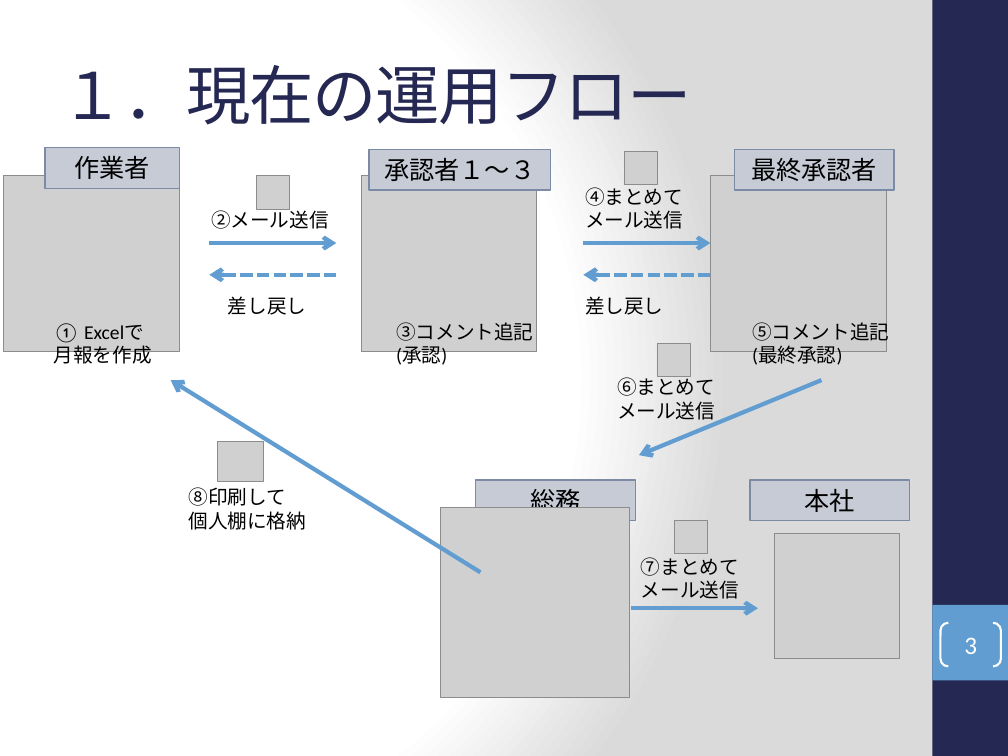
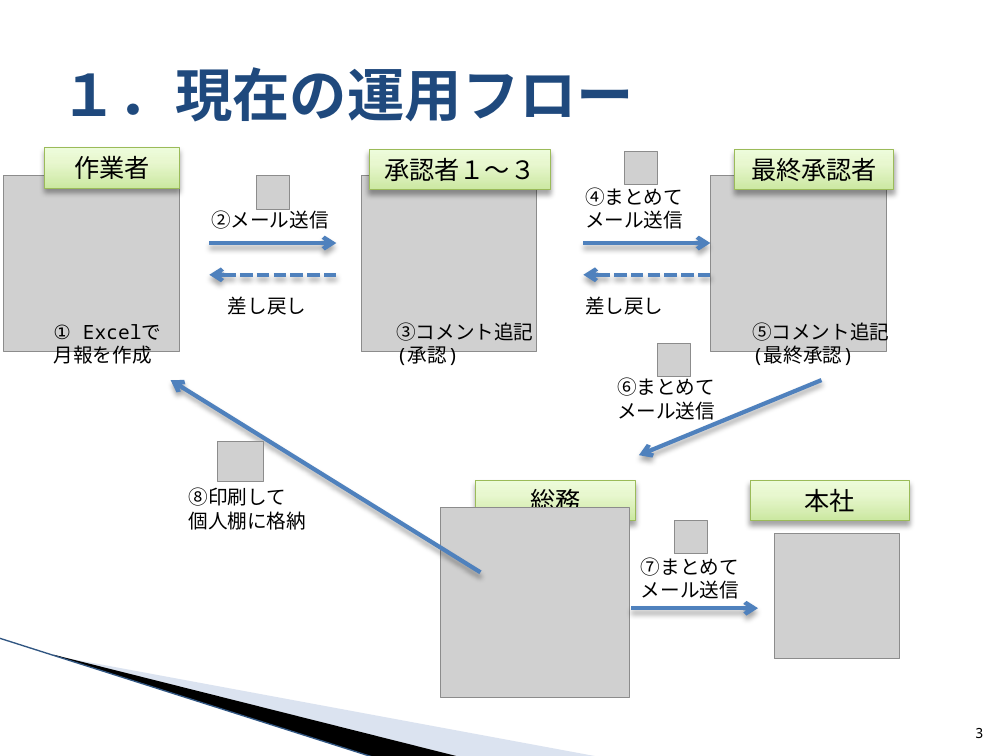
Before and after one commit to around7days/AppFreeMemo, a slide deck: slide 3 of 月報システム化提案.pptx. Drawn at 1008x756 pixels with LibreOffice and Linux fonts; fonts in the diff are those of the drawing; grey boxes stand for pictures; background and template pictures are left out. Boxes give left, top, right and bottom in pixels: in the first picture for what was removed or moved away, otherwise in the second. Text is boxed around its words. In the diff, an @@ line names an element or a change of style, - is before the commit and + after.

```diff
--- a/月報システム化提案.pptx
+++ b/月報システム化提案.pptx
@@ background gradient #FFFFFF to #DADADA to #FFFFFF @@
@@ rectangle removed at bbox=[932, 0, 1008, 756] @@
@@ title "１．現在の運用フロー" at bbox=[60, 67, 634, 122]: size 46 to 41 pt, font Cambria to Noto Sans Mono, text colour #242852 to #1F497D, letter spacing -1 to 0 pt, bold on @@
@@ arrow (210, 243) - (337, 243): stroke #629DD1 3 pt to #4F81BD 3 pt @@
@@ arrow (584, 243) - (711, 243): stroke #629DD1 3 pt to #4F81BD 3 pt @@
@@ arrow (210, 275) - (337, 275): stroke #629DD1 3 pt dashed to #4F81BD 3 pt dashed @@
@@ arrow (584, 275) - (711, 275): stroke #629DD1 3 pt dashed to #4F81BD 3 pt dashed @@
@@ arrow (481, 573) - (170, 380): stroke #629DD1 3 pt to #4F81BD 3 pt @@
@@ arrow (822, 380) - (639, 456): stroke #629DD1 3 pt to #4F81BD 3 pt @@
@@ font Calibri to Noto Sans Mono; fill #C6CCD5 to gradient #CCE8A2 to #E7F8CF to #EFFDDB; outline #7B8CA6 1 pt to #9BBB59 0.75 pt; shadow on in 5 elements at bbox=[45, 148, 180, 188], bbox=[369, 149, 550, 190], bbox=[734, 149, 893, 190], bbox=[476, 480, 635, 520], bbox=[750, 480, 909, 520] @@
@@ font Calibri to Noto Sans Mono in 10 elements at bbox=[53, 324, 162, 368], bbox=[396, 322, 533, 369], bbox=[211, 207, 329, 229], bbox=[752, 318, 889, 369], bbox=[228, 296, 306, 315], bbox=[585, 183, 683, 229], bbox=[585, 296, 663, 315], bbox=[617, 374, 715, 423], bbox=[188, 487, 306, 530], bbox=[641, 553, 739, 599] @@
@@ arrow (631, 608) - (758, 608): stroke #629DD1 3 pt to #4F81BD 3 pt @@
@@ rectangle removed at bbox=[932, 605, 1008, 680] @@
@@ line added from (0, 638) to (374, 756), #9EB3D6 0.95 pt @@
@@ freeform shape added at bbox=[53, 654, 461, 756], fill #000000 @@
@@ freeform shape added at bbox=[55, 655, 600, 756], fill #A7B9DB at 40% opacity @@
@@ page number: place and size @@
-page number at bbox=[940, 623, 1001, 666]
+page number at bbox=[975, 728, 983, 738]
@@ page number at bbox=[975, 728, 983, 738]: size 18 to 10 pt, font Calibri to Noto Sans Mono, text colour #FFFFFF to #000000; alignment centre to right; vertical alignment middle to bottom; outline #FFFFFF 1.5 pt to none @@
```
Also in this commit, not shown: 12 other slides changed, 2 other files.
